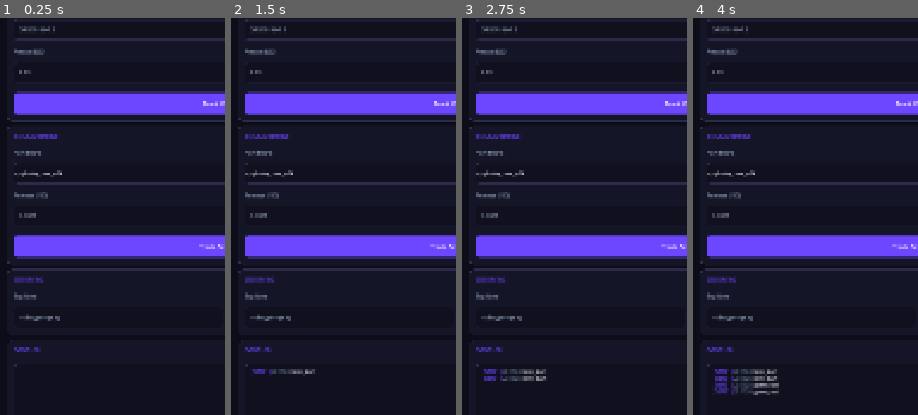
Above: before the commit, frames 1-4 (left to right).
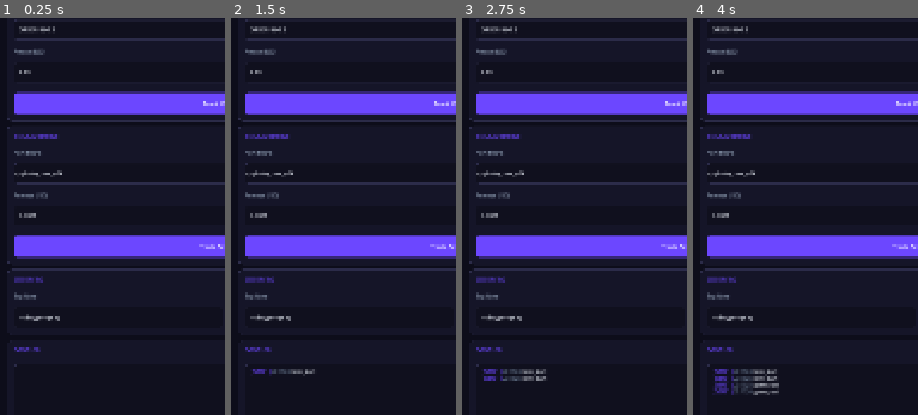
Above: after the commit, the same moments.

Repository: NoctuaLabs/noctua-godot-sample
Game: Godot game, scene res://scenes/main.tscn
Same seed, same stepped clock (60 frames per second), same inputs: the game is played once before the commit and once after it.
Inputs (mouse positions are % of the whole screen's width and height, from its top left):
- Up to frame 1 (0.25 s): no input
- Up to frame 2 (1.5 s): click (26, 23) at 0.52 s; type "12" at 0.6 s; click "Level Start" at 1.25 s
- Up to frame 3 (2.75 s): click "Level Start" at 2 s
- Up to frame 4 (4 s): click "Game Start" at 2.75 s; click "Game Start" at 3.5 s
The pictures show only the part of the screen within x 0-50%, y 30-80%; the shares and areas given below are measured in that part.

The runs differ from the first frame. In frame 1, 0.3% of the frame differs, in the area x 8-27%, y 2-77%; in frame 2, 0.3%; in frame 3, 0.3%; in frame 4, 0.3%.

Commit message:
fix: pre-fill the purchase, ad revenue and session tag fields
The fields only had placeholder_text, so they looked filled in but were
empty: Track Purchase and Track Ad Revenue logged 'Order ID is empty' /
'Revenue is empty' and sent nothing. Set .text like the Godot 3.6 sample
(placeholders stay as hints).

Verified on Android (com.noctuagames.android.unitysdktest): purchase and ad
revenue reach Adjust, Firebase and Facebook.

Diff:
--- a/scripts/main.gd
+++ b/scripts/main.gd
@@ -184,13 +184,15 @@
 
 	vb.add_child(_lbl("Order ID", COL_SUBTEXT, 11))
 	vb.add_child(_vspace(4))
-	_order_id = _lineedit("ORDER-%d" % randi_range(10000, 99999))
+	_order_id = _lineedit("ORDER-123")
+	_order_id.text = "ORDER-%d" % randi_range(10000, 99999)
 	vb.add_child(_order_id)
 
 	vb.add_child(_vspace(10))
 	vb.add_child(_lbl("Amount (USD)", COL_SUBTEXT, 11))
 	vb.add_child(_vspace(4))
 	_pur_amount = _lineedit("4.99")
+	_pur_amount.text = "4.99"
 	vb.add_child(_pur_amount)
 
 	vb.add_child(_vspace(12))
@@ -215,6 +217,7 @@
 	vb.add_child(_lbl("Revenue (USD)", COL_SUBTEXT, 11))
 	vb.add_child(_vspace(4))
 	_ad_revenue = _lineedit("0.0025")
+	_ad_revenue.text = "0.0025"
 	vb.add_child(_ad_revenue)
 
 	vb.add_child(_vspace(12))
@@ -233,6 +236,7 @@
 	vb.add_child(row)
 
 	_session_tag = _lineedit("main_gameplay")
+	_session_tag.text = "main_gameplay"
 	_session_tag.size_flags_horizontal = Control.SIZE_EXPAND_FILL
 	row.add_child(_session_tag)
 
